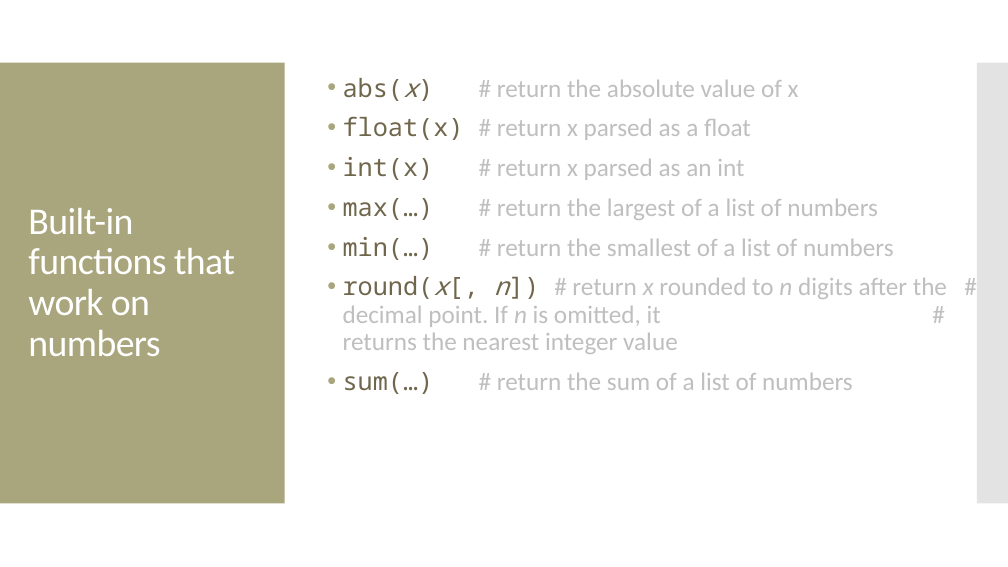
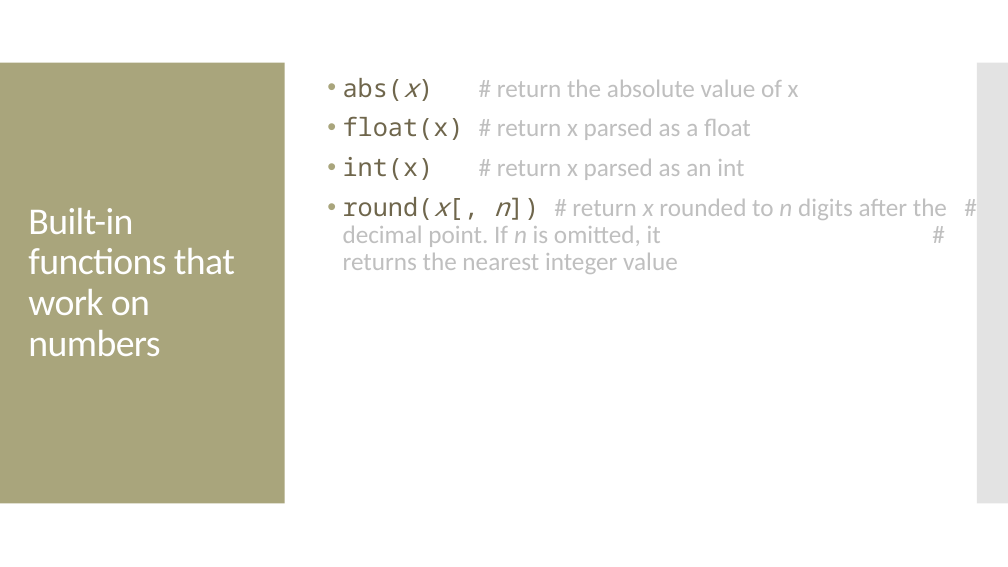
Before and after one commit to amosca01/CAIS117-S24, a slide deck: slide 7 of slides/07-mathematical-operators.pptx. Drawn at 1008x567 pixels with LibreOffice and Linux fonts; fonts in the diff are those of the drawing. Boxes give left, top, right and bottom in pixels: in the first picture for what was removed or moved away, otherwise in the second. Text is boxed around its words. In the diff, an @@ line names an element or a change of style, - is before the commit and + after.

```diff
--- a/slides/07-mathematical-operators.pptx
+++ b/slides/07-mathematical-operators.pptx
@@ text at [343, 198, 894, 260]: paragraphs removed @@
-• max(…) # return the largest of a list of numbers
-• min(…) # return the smallest of a list of numbers
@@ text at [343, 372, 853, 394]: paragraph removed @@
-• sum(…) # return the sum of a list of numbers
```
Also in this commit, not shown: 17 other slides changed, 6 slides removed, 22 other files.
